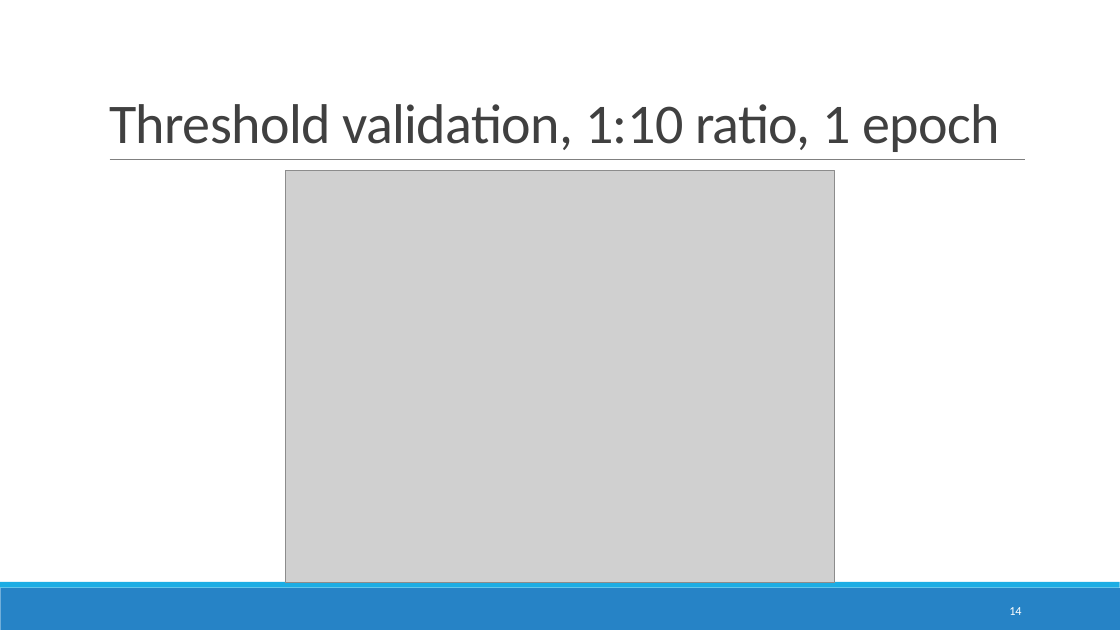
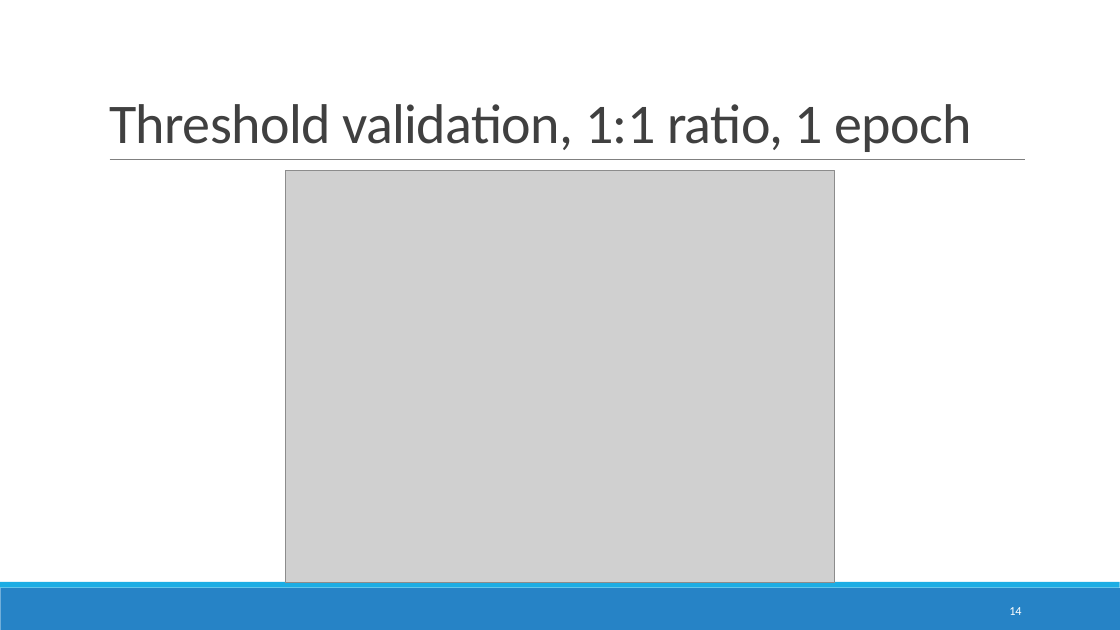
Before and after one commit to DomJamb/school_mapping, a slide deck: slide 14 of presentations/16.1/School mapping in ESRI imagery.pptx. Drawn at 1120x630 pixels with LibreOffice and Linux fonts; fonts in the diff are those of the drawing; grey boxes stand for pictures. Boxes give left, top, right and bottom in pixels: in the first picture for what was removed or moved away, otherwise in the second. Text is boxed around its words. In the diff, an @@ line names an element or a change of style, - is before the commit and + after.

```diff
--- a/presentations/16.1/School mapping in ESRI imagery.pptx
+++ b/presentations/16.1/School mapping in ESRI imagery.pptx
@@ title at (109,104,971,152): text changed @@
-Threshold validation, 1:10 ratio, 1 epoch
+Threshold validation, 1:1 ratio, 1 epoch
```
Also in this commit, not shown: 2 other slides changed, 1 other file.
